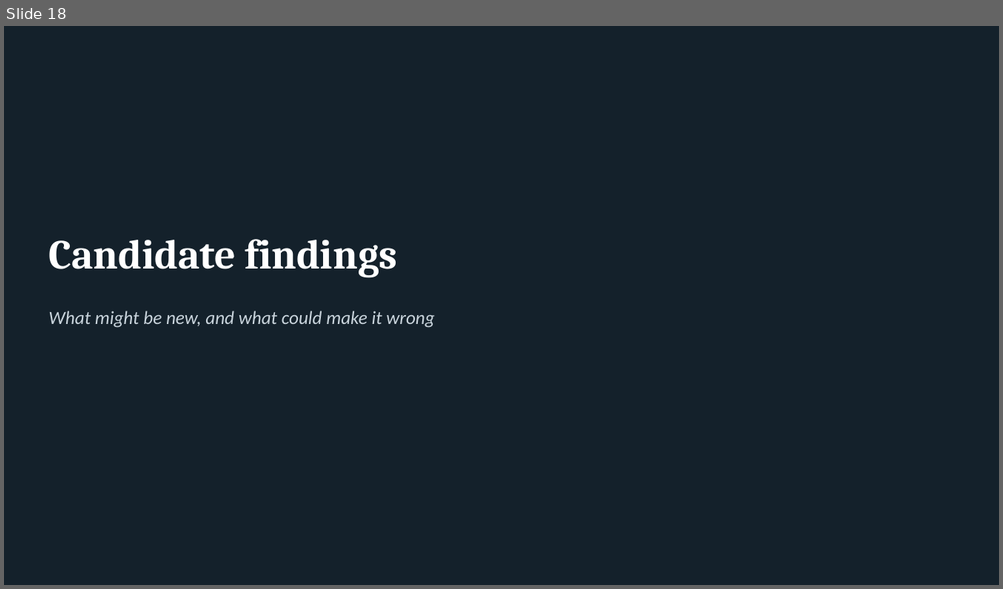
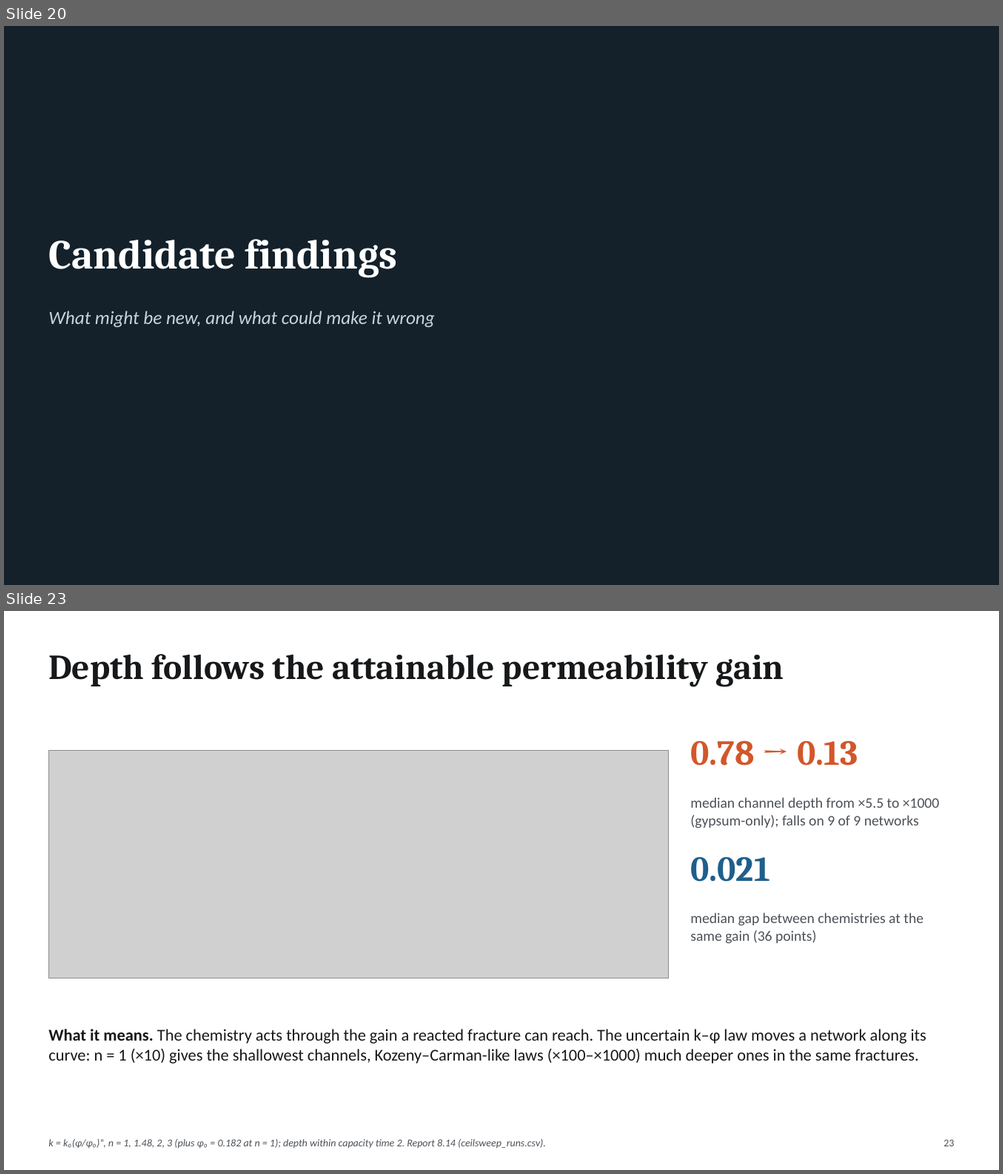
Before and after one commit to cr-sutton/BiGraFV_reactive_channelization, a slide deck: alpha_study/forsmark_reactive/deck/Forsmark_Reactive_Channels.pptx. Shown one above the other, each under a label of ours: slide 18 before the commit, slides 20 and 23 after it; the slides between them are not shown. The pictures are 1003x589 and 1003x1174 pixels, drawn with LibreOffice and Linux fonts; fonts in the diff are those of the drawing; grey boxes stand for pictures. Boxes give left, top, right and bottom in pixels: in the first picture for what was removed or moved away, otherwise in the second. Text is boxed around its words. In the diff, an @@ line names an element or a change of style, - is before the commit and + after.

```diff
--- a/alpha_study/forsmark_reactive/deck/Forsmark_Reactive_Channels.pptx
+++ b/alpha_study/forsmark_reactive/deck/Forsmark_Reactive_Channels.pptx
@@ slide 23 added at <box>4,611,999,1170</box>, background #FFFFFF @@
@@ text added at <box>48,654,783,687</box>, 34 pt, text #16181A, bold @@
+Depth follows the attainable permeability gain
@@ text added at <box>690,741,858,766</box>, 34 pt, text #D2572A, bold @@
+0.78 → 0.13
@@ picture added at <box>48,751,668,978</box> @@
@@ text added at <box>690,797,939,829</box>, 14 pt, text #4C5157 @@
+median channel depth from ×5.5 to ×1000 (gypsum-only); falls on 9 of 9 networks
@@ text added at <box>690,857,769,882</box>, 34 pt, text #1F5F8B, bold @@
+0.021
@@ text added at <box>690,913,923,944</box>, 14 pt, text #4C5157 @@
+median gap between chemistries at the same gain (36 points)
@@ text added at <box>48,1029,926,1064</box>, 16 pt, text #16181A @@
+What it means. The chemistry acts through the gain a reacted fracture can reach. The uncertain k–φ law moves a network along its curve: n = 1 (×10) gives the shallowest channels, Kozeny–Carman-like laws (×100–×1000) much deeper ones in the same fractures.
@@ text added at <box>48,1139,546,1149</box>, 10 pt, text #4C5157, italic @@
+k = k₀(φ/φ₀)ⁿ, n = 1, 1.48, 2, 3 (plus φ₀ = 0.182 at n = 1); depth within capacity time 2. Report 8.14 (ceilsweep_runs.csv).
@@ text added at <box>943,1140,953,1147</box>, 10 pt, text #4C5157 @@
+23
@@ what was slide 18 is now slide 20 @@
```
Also in this commit, not shown: 19 slides changed, 2 other slides added, 6 other files.
